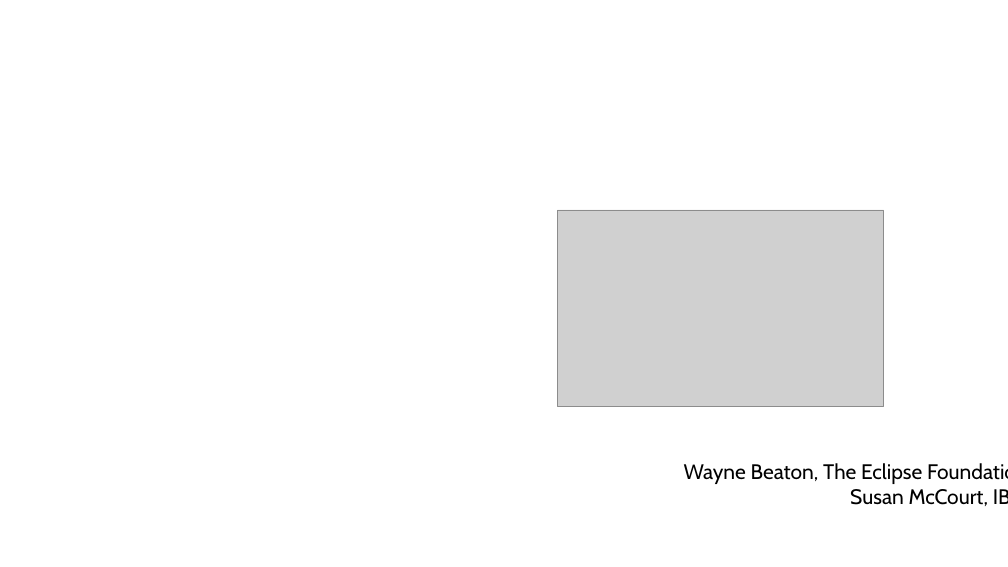
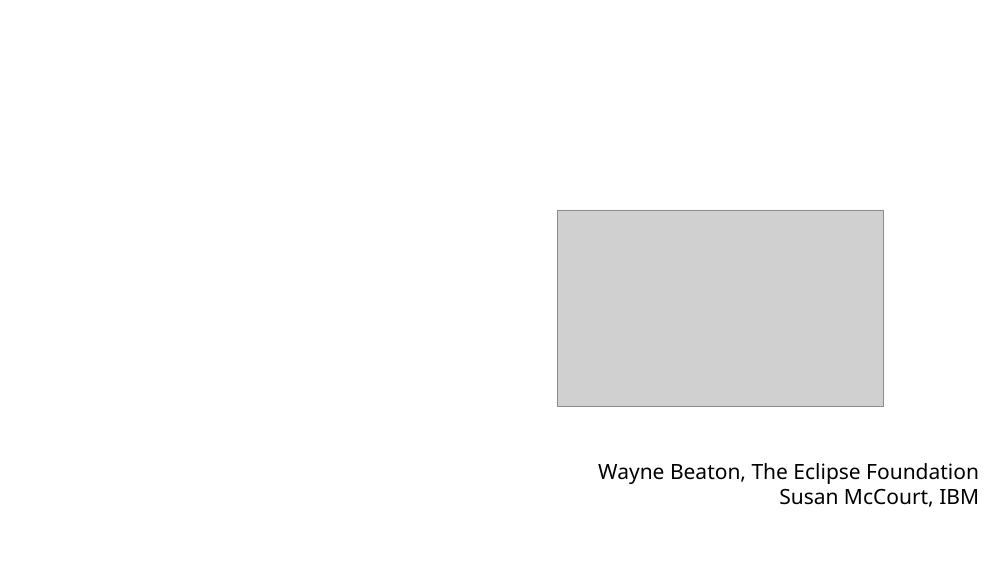
Before and after one commit to sfmccourt/oscon, a slide deck: slide 1 of osconorion.odp. Drawn at 1008x567 pixels with LibreOffice and Linux fonts; fonts in the diff are those of the drawing; grey boxes stand for pictures; background and template pictures are left out. Boxes give left, top, right and bottom in pixels: in the first picture for what was removed or moved away, otherwise in the second. Text is boxed around its words. In the diff, an @@ line names an element or a change of style, - is before the commit and + after.

Commit message:
update font and add themebuilder screenshot

```diff
--- a/osconorion.odp
+++ b/osconorion.odp
@@ text "Wayne Beaton, The Eclipse Foundation": place and size @@
-text "Wayne Beaton, The Eclipse Foundation" at [684, 463, 989, 506]
+text "Wayne Beaton, The Eclipse Foundation" at [598, 463, 979, 507]
@@ text "Wayne Beaton, The Eclipse Foundation" at [598, 463, 979, 507]: font Cabin to Noto Sans @@
```
Also in this commit, not shown: 9 other slides changed.
